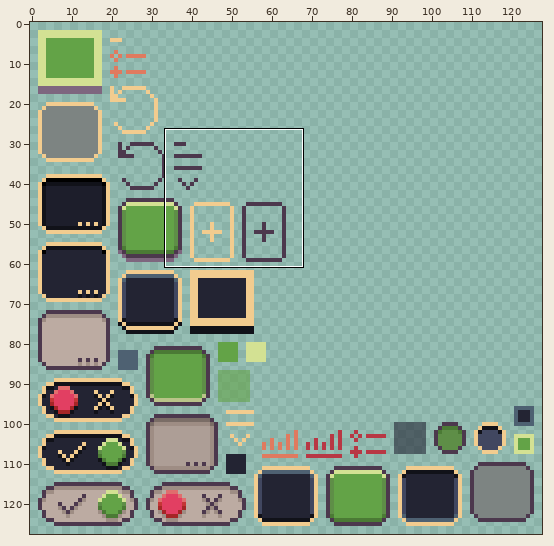
File history of a sprite sheet, assets/ui/ui.png. Above: a wide view before the commit, with the close-up outlined.
Close-up. Before the commit:
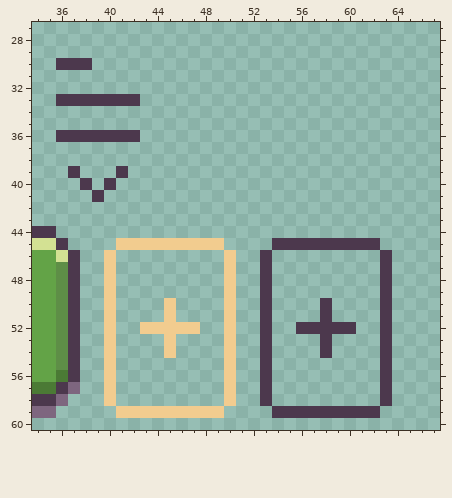
The file is 128x128 pixels. Shown: x 34..67, y 27..60. The commit also changed other parts of the picture, which this record leaves out.
After the commit:
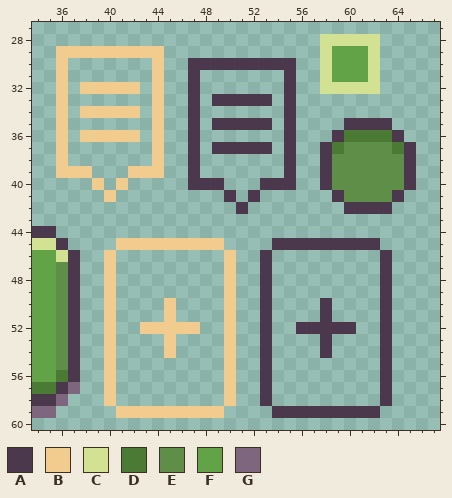
Palette (. is transparent): A #4c384d  B #f2cc8f  C #d3e193  D #4b7a35  E #5e8e47  F #63a347  G #7e667f
Edits made:
The edit adds colour A in row 30 at x 47 to 55; in rows 31 to 32 at x 47 and 55; in row 33 at x 47, 49 to 53 and 55; in row 34 at x 47 and 55; in row 35 at x 47, 49 to 53, 55 and 60 to 63; in row 36 at x 47, 55, 59 and 64.
The edit adds colour A in row 37 at x 47, 49 to 53, 55, 58 and 65; in rows 38 to 39 at x 47, 55, 58 and 65; in row 40 at x 47 to 49, 53 to 55, 58 and 65; in row 41 at x 50, 52, 59 and 64; in row 42 at x 51 and 60 to 63.
The edit adds colour B in row 29 at x 36 to 44; in row 30 at x 44; in row 31 at x 36 and 44; in row 32 at x 36, 38 to 42 and 44; in row 33 at x 44; in row 34 at x 36, 38 to 42 and 44.
The edit adds colour B in row 35 at x 36 and 44; in row 36 at x 44; in rows 37 to 38 at x 36 and 44; in row 39 at x 36, 38 and 42 to 44; in row 40 at x 39 and 41; in row 41 at x 40.
Colour A gives way to colour B in row 30 at x 36; in row 33 at x 36; in row 36 at x 36 and 38 to 42; in row 39 at x 37.
The edit adds colour C in row 28 at x 58 to 62; in rows 29 to 31 at x 58 and 62; in row 32 at x 58 to 62.
The edit adds colour D in row 36 at x 60 to 63; in row 37 at x 59 and 64.
The edit adds colour E in row 37 at x 60 to 63; in rows 38 to 40 at x 59 to 64; in row 41 at x 60 to 63.
The edit adds colour F in rows 29 to 31 at x 59 to 61.
Colour A is gone in row 30 at x 37 to 38; in row 33 at x 37 to 42; in row 36 at x 37; in row 39 at x 41; in row 40 at x 38 and 40; in row 41 at x 39.
Changed places in both close-ups, as pixel boxes (x1, y1, x2, y2):
changed: (56, 34, 416, 214)
